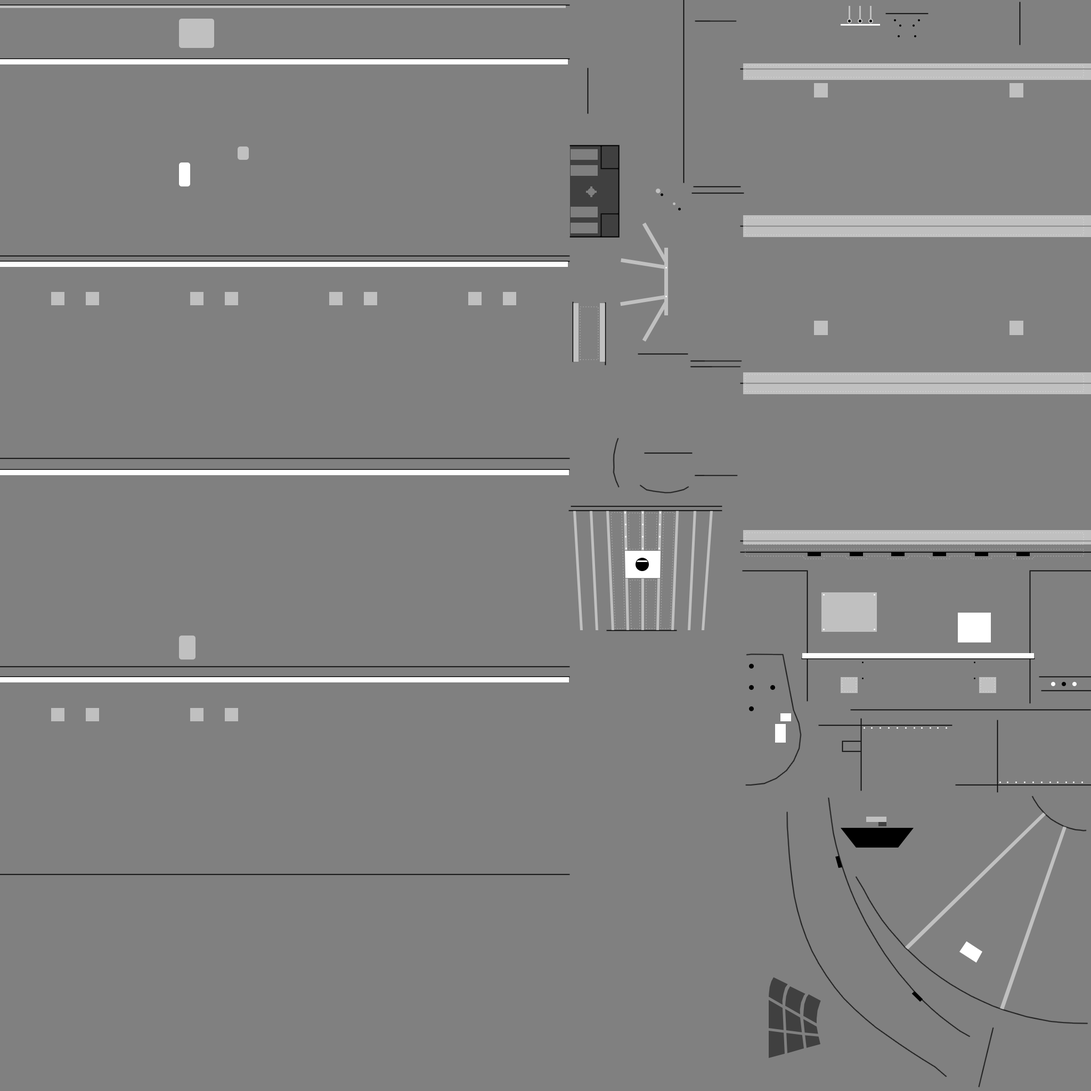
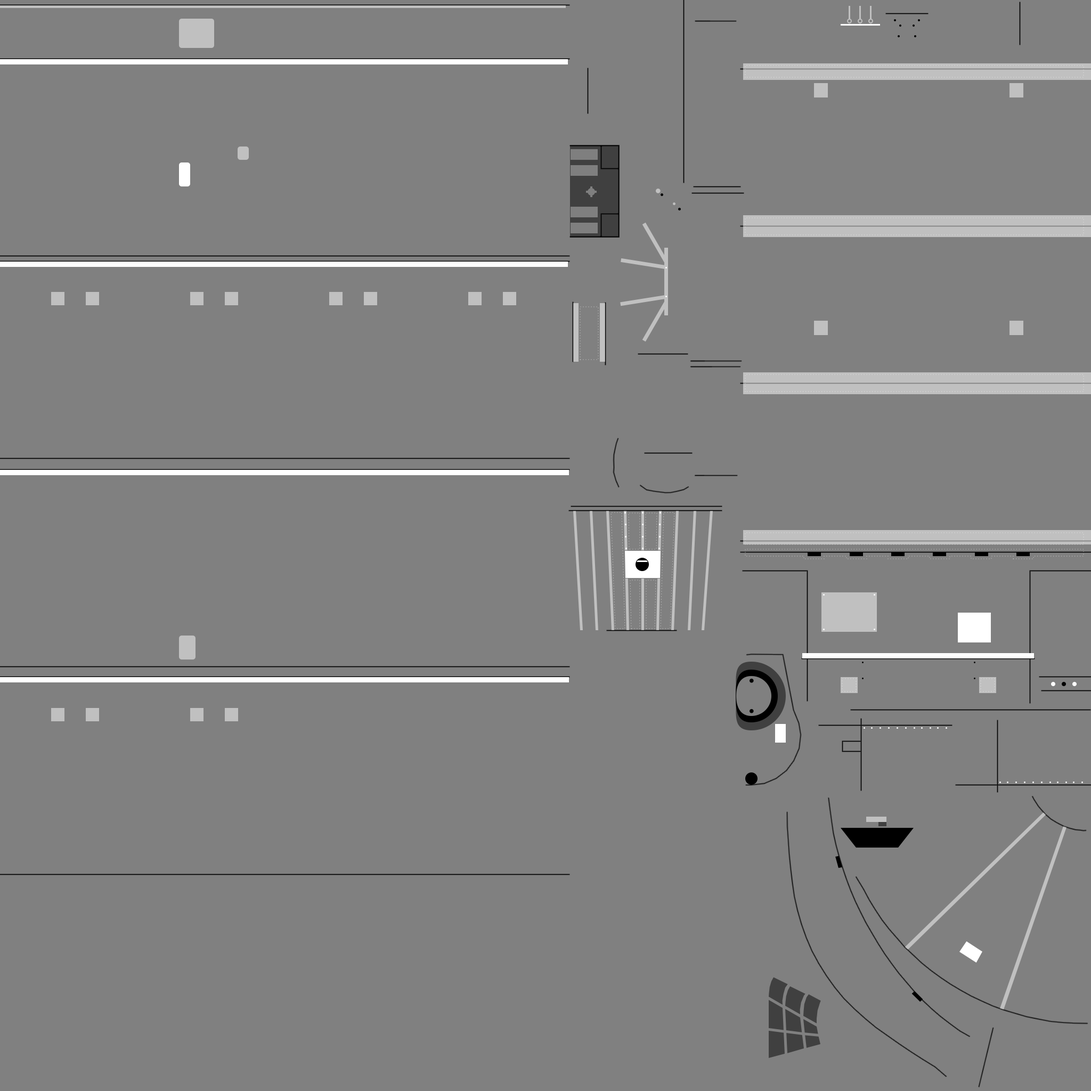
Layers edited between the first and the second 1091x1091 image:
moved "up" above "down", painted on it over 736, 19, 873, 786
painted on "down" over 736, 661, 787, 731
painted on "sink" over 736, 664, 779, 786
painted on "raise" over 780, 713, 792, 722
